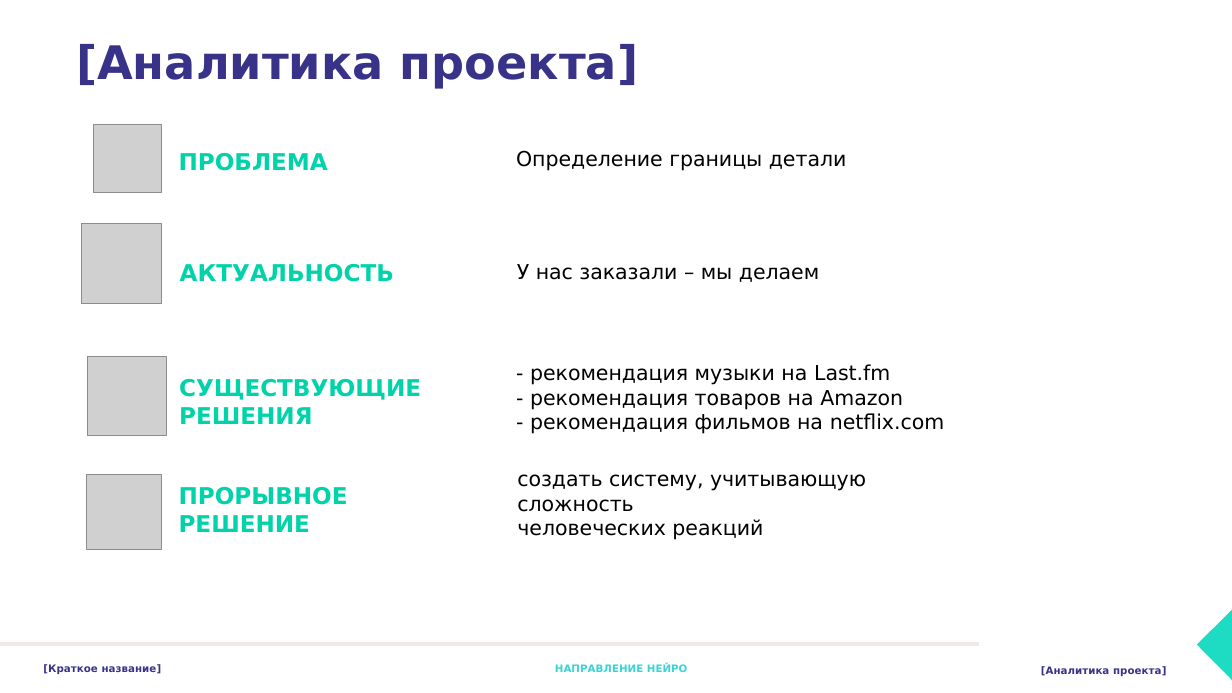
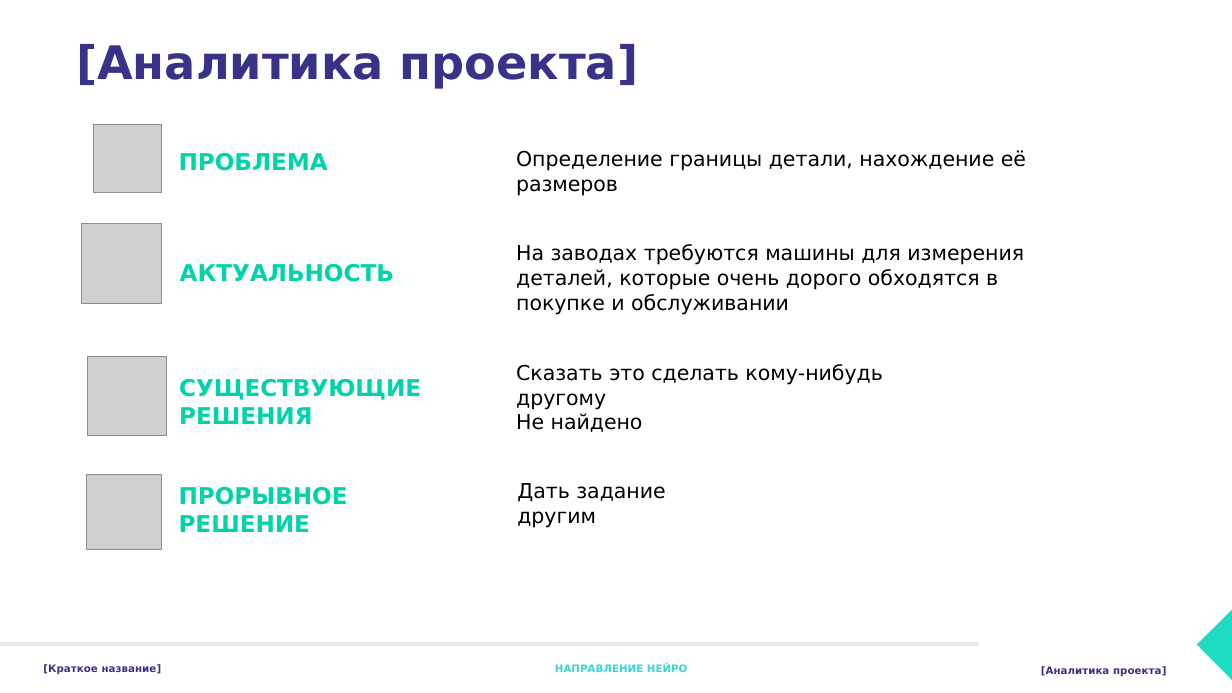
Before and after one commit to Arava003/kalashnikov_project, a slide deck: slide 3 of Шаблон для Нейро для защиты.pptx. Drawn at 1232x693 pixels with LibreOffice and Linux fonts; fonts in the diff are those of the drawing; grey boxes stand for pictures. Boxes give left, top, right and bottom in pixels: in the first picture for what was removed or moved away, otherwise in the second. Text is boxed around its words. In the diff, an @@ line names an element or a change of style, - is before the commit and + after.

```diff
--- a/Шаблон для Нейро для защиты.pptx
+++ b/Шаблон для Нейро для защиты.pptx
@@ text at (516, 150, 1026, 196): text changed @@
-Определение границы детали
+Определение границы детали, нахождение её размеров
@@ text at (516, 244, 1024, 315): text changed @@
-У нас заказали – мы делаем
+На заводах требуются машины для измерения деталей, которые очень дорого обходятся в покупке и обслуживании
@@ text at (516, 364, 882, 432): text changed @@
-- рекомендация музыки на Last.fm
-- рекомендация товаров на Amazon
-- рекомендация фильмов на netflix.com
+Сказать это сделать кому-нибудь другому
+Не найдено
@@ text at (517, 483, 665, 528): text changed @@
-создать систему, учитывающую сложность
-человеческих реакций
+Дать задание другим
```
Also in this commit, not shown: 6 other slides changed, 28 other files.
